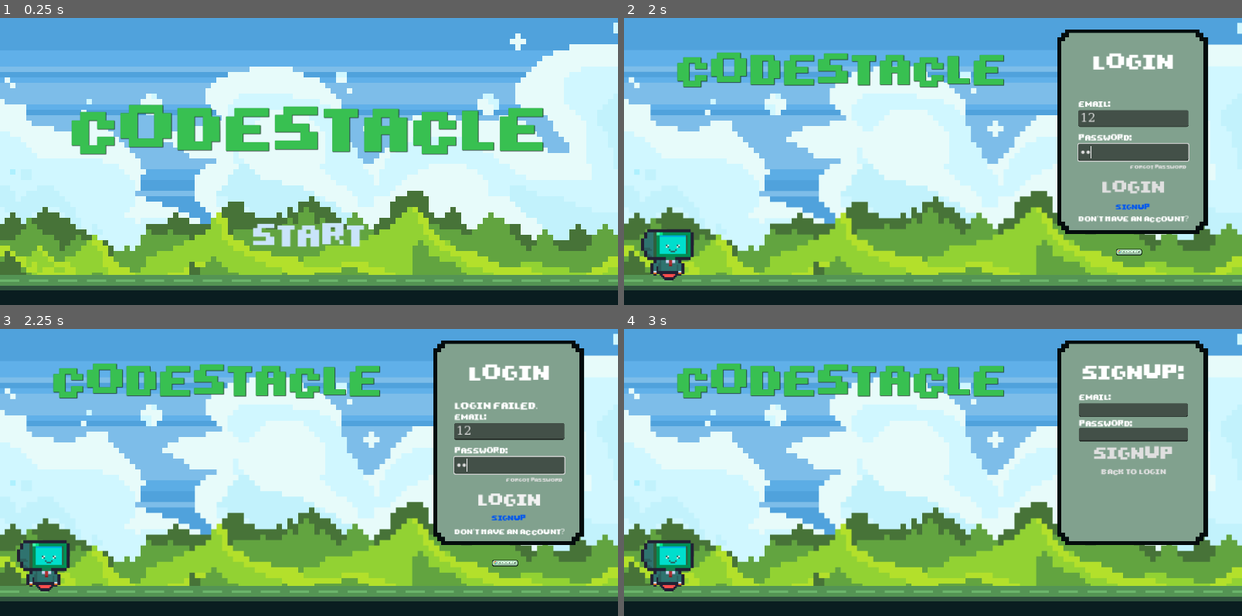
Above: before the commit, frames 1-4 (two rows, left to right).
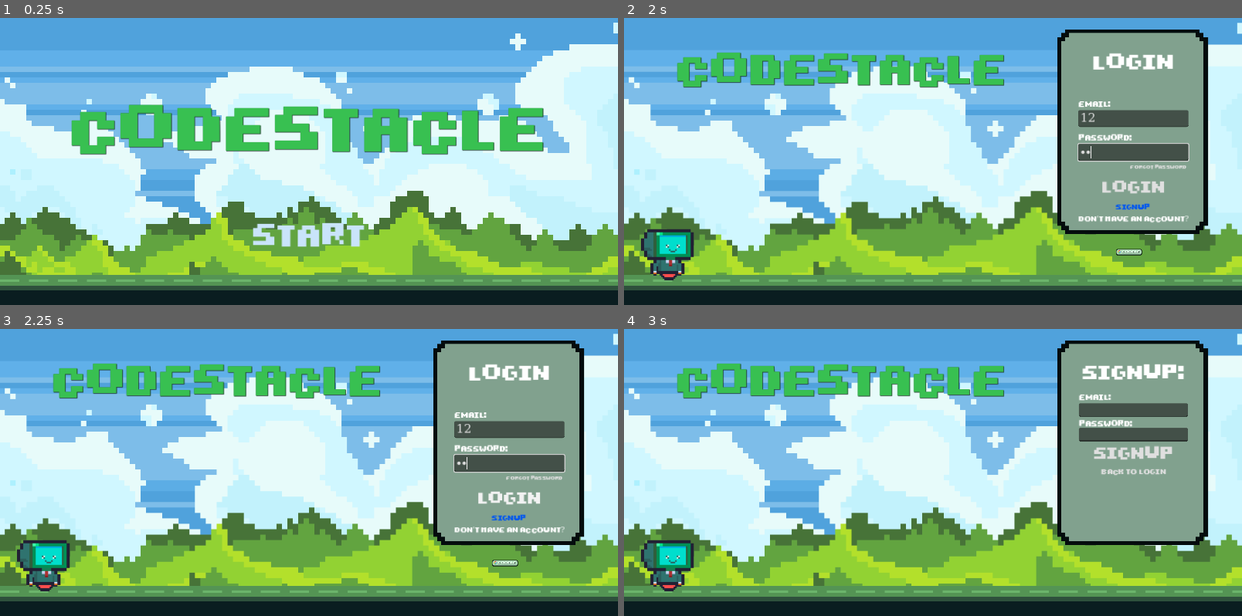
Above: after the commit, the same moments.

Repository: SKYRENZ/CODESTACLE
Game: Godot game, scene res://SCENES/MAIN.tscn
The game is run twice, just before and just after one commit, with the same random seed, the same clock (stepped at 60 frames per second) and the same inputs.
Inputs (mouse positions are in pixels of both pictures, inside the frame that each line leads up to):
- Up to frame 1 (0.25 s): no input
- Up to frame 2 (2 s): click "Start" at 0.5 s; click (1130, 118) at 1.27 s; type "12" at 1.35 s; click (1130, 152) at 1.5 s; type "12" at 1.58 s
- Up to frame 3 (2.25 s): click "LOGIN" at 2 s
- Up to frame 4 (3 s): click "Signup" at 2.75 s

Frames 1-2 are identical in both runs. In frame 3, 1.9% of the frame differs, in the area x 73-92%, y 25-73%; in frame 4, nothing differs.

Commit message:
Changed during progress checking
inside this push are the changes made during progress checking.

Diff:
--- a/SCENES/B-01.tscn
+++ b/SCENES/B-01.tscn
@@ -1,7 +1,7 @@
 [gd_scene load_steps=20 format=3 uid="uid://dwg0tx5somvvx"]
 
 [ext_resource type="Script" path="res://SCRIPTS/b_01.gd" id="1_70g4a"]
-[ext_resource type="Texture2D" uid="uid://d3bc4vpwqq8v3" path="res://ASSETS/CHARACTER/Robot 4-Sheet.png" id="1_saea1"]
+[ext_resource type="Texture2D" uid="uid://d3bc4vpwqq8v3" path="res://ASSETS/Robot 4-Sheet.png" id="1_saea1"]
 
 [sub_resource type="AtlasTexture" id="AtlasTexture_u5gif"]
 atlas = ExtResource("1_saea1")
@@ -130,7 +130,7 @@
 size = Vector2(45, 54)
 
 [node name="CharacterBody2D" type="CharacterBody2D"]
-collision_mask = 16
+collision_mask = 17
 script = ExtResource("1_70g4a")
 
 [node name="AnimatedSprite2D" type="AnimatedSprite2D" parent="."]
--- a/SCENES/codestackletots.tscn
+++ b/SCENES/codestackletots.tscn
@@ -323,7 +323,6 @@
 position = Vector2(-777, 181)
 disable_mode = 2
 collision_layer = 17
-collision_mask = 17
 
 [node name="Camera2D" type="Camera2D" parent="CharacterBody2D"]
 position = Vector2(2, -13)
@@ -331,7 +330,7 @@
 [node name="Area2D" type="Area2D" parent="." groups=["ladder"]]
 position = Vector2(296, 247)
 disable_mode = 2
-collision_layer = 16
+collision_mask = 17
 
 [node name="CollisionShape2D" type="CollisionShape2D" parent="Area2D" groups=["ladder"]]
 position = Vector2(2, -5)
--- a/SCENES/main_menu.tscn
+++ b/SCENES/main_menu.tscn
@@ -1,5 +1,6 @@
-[gd_scene load_steps=3 format=3 uid="uid://byxh1j83u68vv"]
+[gd_scene load_steps=4 format=3 uid="uid://byxh1j83u68vv"]
 
+[ext_resource type="Script" path="res://SCRIPTS/main_menu.gd" id="1_25day"]
 [ext_resource type="Texture2D" uid="uid://blbu1nd4nmf6a" path="res://ASSETS/BACKGROUNDS/backgroun main_menu.png" id="1_34ebn"]
 [ext_resource type="FontFile" uid="uid://b7jiy0elrq2kf" path="res://ASSETS/LETTERS/Fontnilolo-Regular.ttf" id="2_2ejvf"]
 
@@ -10,6 +11,7 @@
 anchor_bottom = 1.0
 grow_horizontal = 2
 grow_vertical = 2
+script = ExtResource("1_25day")
 
 [node name="TextureRect" type="TextureRect" parent="."]
 layout_mode = 1
--- a/SCENES/sampleduolingo.tscn
+++ b/SCENES/sampleduolingo.tscn
@@ -1,8 +1,8 @@
-[gd_scene load_steps=4 format=3 uid="uid://ccku05upj6kdn"]
+[gd_scene load_steps=4 format=3 uid="uid://r6ye4rh85a4b"]
 
 [ext_resource type="Texture2D" uid="uid://blbu1nd4nmf6a" path="res://ASSETS/BACKGROUNDS/backgroun main_menu.png" id="1_fsvk7"]
 [ext_resource type="Script" path="res://SCRIPTS/sampleduolingo.gd" id="1_mnqd6"]
-[ext_resource type="Texture2D" uid="uid://cjohx5257esu4" path="res://ASSETS/CHARACTER/Robot.png" id="3_nx1pd"]
+[ext_resource type="Texture2D" uid="uid://cjohx5257esu4" path="res://ASSETS/Robot.png" id="3_nx1pd"]
 
 [node name="Node2D" type="Node2D"]
 script = ExtResource("1_mnqd6")
--- a/SCRIPTS/login_screen.gd
+++ b/SCRIPTS/login_screen.gd
@@ -5,34 +5,61 @@
 	Firebase.Auth.login_succeeded.connect(on_login_succeeded)
 	Firebase.Auth.login_failed.connect(on_login_failed)
 
-# Called every frame. 'delta' is the elapsed time since the previous frame.
-func _process(delta: float) -> void:
-	pass
-
-# goes to signup scene
+# Goes to signup scene
 func _on_signup_button_pressed() -> void:
 	get_tree().change_scene_to_file("res://SCENES/signup_screen.tscn")
 
+# Handles login when the login button is pressed
 func _on_login_button_pressed() -> void:
-	var email = %EmailEdit.text
-	var password = %PasswordLine.text
-	#perform login
+	var email = ""
+	var password = ""
+
+	# Check if EmailEdit node exists and get the text value
+	var email_edit = $"/Container/Login Container/User and Pass Container/Username Container/EmailEdit"
+	if email_edit:
+		email = email_edit.text
+	else:
+		print("EmailEdit node not found")
+
+	# Check if PasswordLine node exists and get the text value
+	var password_line = $"/Container/Login Container/User and Pass Container/Password Container/PasswordLine"
+	if password_line:
+		password = password_line.text
+	else:
+		print("PasswordLine node not found")
+
+	# Perform login
 	Firebase.Auth.login_with_email_and_password(email, password)
 
+# Callback for successful login
+func on_login_succeeded(auth: Dictionary) -> void:
+	print("Login successful: ", auth)
+	var user = auth["user"]  # Get the user from the auth dictionary
+	# Check if the email is verified
+	if user.is_email_verified():
+		print("Email verified, redirecting to main menu.")
+		get_tree().change_scene("res://SCENES/main_menu.tscn")
+	else:
+		print("Email not verified. Please verify your email.")
+		if has_node("statelabel"):
+			$statelabel.text = "Please verify your email before logging in."
 
-func on_login_succeeded(auth):
-	print("login succesful: ", auth)
-	if auth.email_verified:
-		get_tree().change_scene_to_file("res://SCENES/main_menu.tscn")
-	else:
-		%statelabel.text = "Please verify your email before logging in."
+# Callback for failed login
+func on_login_failed(error_code, message) -> void:
+	print("Error code: ", error_code)
+	print("Message: ", message)
+	# Ensure the statelabel node exists before trying to set its text
+	if has_node("statelabel"):
+		$statelabel.text = "Login failed: " + message
 
-func on_login_failed(error_code, message):
-	print(error_code)
-	print(message)
-	%statelabel.text = "login failed."
-
-
+# Handles Google SSO login
 func _on_google_sso_pressed() -> void:
+	print("Google SSO button pressed. Starting SSO login...")
 	var provider: AuthProvider = Firebase.Auth.get_GoogleProvider()
 	Firebase.Auth.get_auth_localhost(provider)
+
+# Callback for successful SSO login
+func on_sso_login_succeeded(auth: Dictionary) -> void:
+	print("Google SSO login successful: ", auth)
+	print("Redirecting to main menu...")
+	get_tree().change_scene_to_file("res://SCENES/main_menu.tscn")
--- /dev/null
+++ b/SCRIPTS/main_menu.gd
@@ -0,0 +1,11 @@
+extends Control
+
+
+# Called when the node enters the scene tree for the first time.
+func _ready() -> void:
+	pass # Replace with function body.
+
+
+# Called every frame. 'delta' is the elapsed time since the previous frame.
+func _process(delta: float) -> void:
+	pass
--- a/SCRIPTS/signup_screen.gd
+++ b/SCRIPTS/signup_screen.gd
@@ -1,15 +1,9 @@
 extends Control
 
-# Called when the node enters the scene tree for the first time.
 func _ready() -> void:
 	Firebase.Auth.signup_succeeded.connect(on_signup_succeeded)
 	Firebase.Auth.signup_failed.connect(on_signup_failed)
 
-# Called every frame. 'delta' is the elapsed time since the previous frame.
-func _process(delta: float) -> void:
-	pass
-
-# Goes back to the login scene
 func _on_back_button_pressed() -> void:
 	get_tree().change_scene_to_file("res://SCENES/Login.tscn")
 
@@ -18,20 +12,17 @@
 	var password = %"Password Edit".text
 	Firebase.Auth.signup_with_email_and_password(email, password)
 
-# Marked as async to allow for await usage
 func on_signup_succeeded(auth):
-	print(auth)
-	# Function for email verification
+	print("Signup succeeded. Attempting to send verification email...")
 	var result = await Firebase.Auth.send_account_verification_email()
 	if result:
-		%statelabel.text = "Signup successful! Please check your email to verify your account."
-		# Optionally, you can automatically redirect to the login screen after a delay
+		print("Verification email sent successfully.")
 		await get_tree().create_timer(5.0).timeout
 		get_tree().change_scene_to_file("res://SCENES/Login.tscn")
 	else:
-		%statelabel.text = "Email verification failed. Please try again."
+		print("Failed to send verification email.")
+
 
 func on_signup_failed(error_code, message):
-	print(error_code)
-	print(message)
-	%statelabel.text = "Signup failed: " + message
+	print("Signup failed. Error code: ", error_code)
+	print("Error message: ", message)
Not shown: 1 places in SCENES/Collectible.tscn that only renumber resources
Not shown: 1 places in SCENES/Sampleduo.tscn that only renumber resources
Not shown: 1 places in SCENES/codestackletots.tscn that only renumber resources
Not shown: 1 places in SCENES/inventory_ui.tscn that only renumber resources
Not shown: 1 places in SCENES/platformmanuevering.tscn that only renumber resources
Not shown, added: SCENES/Log2305.tmp
Not shown, added: SCENES/Log4429.tmp
Not shown, added: SCENES/Log5E42.tmp
Not shown, added: SCENES/Log8A30.tmp
